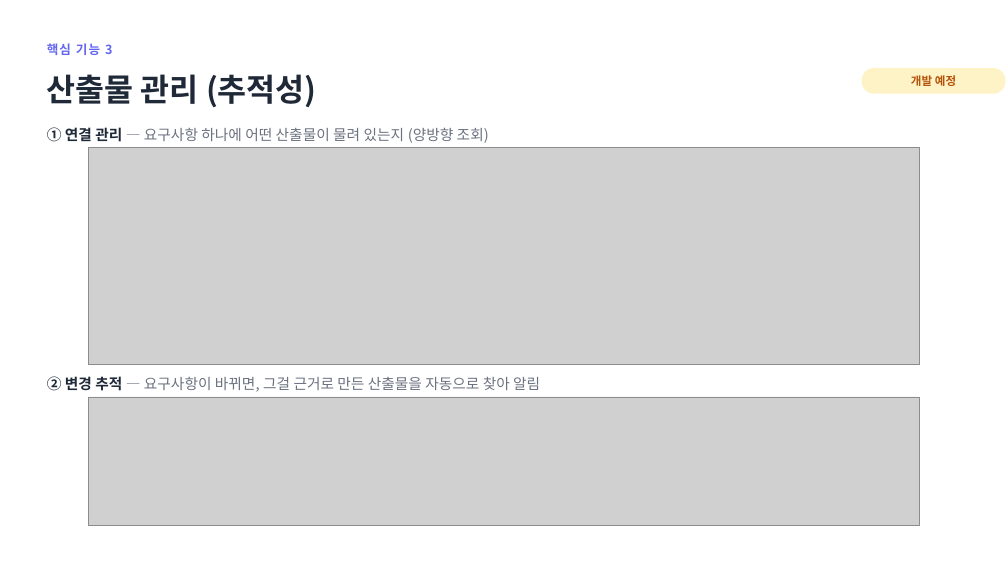
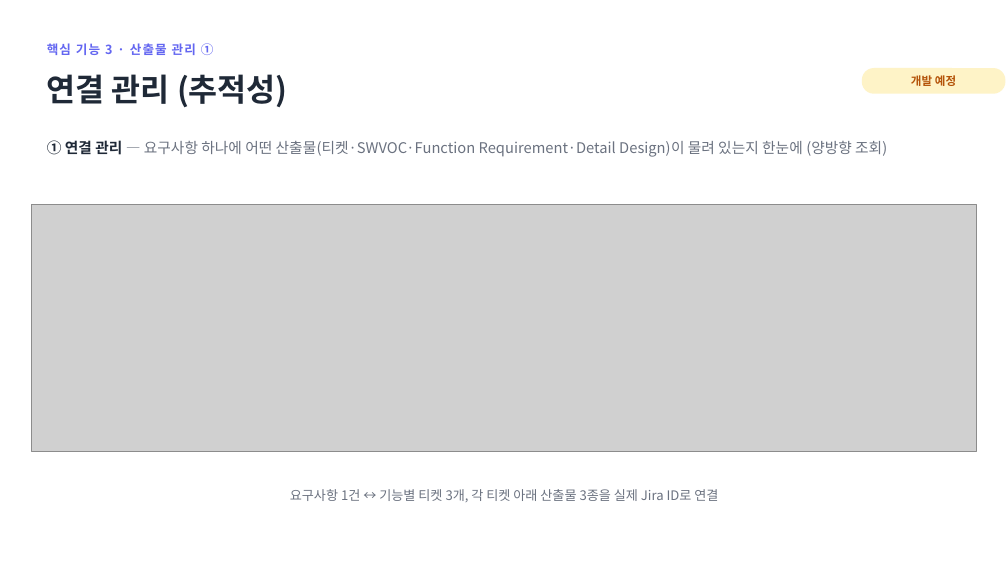
Before and after one commit to jihunhan98/semes-superrookie, a slide deck: slide 12 of docs/진행공유_요구사항자동화.pptx. Drawn at 1008x567 pixels with LibreOffice and Linux fonts; fonts in the diff are those of the drawing; grey boxes stand for pictures. Boxes give left, top, right and bottom in pixels: in the first picture for what was removed or moved away, otherwise in the second. Text is boxed around its words. In the diff, an @@ line names an element or a change of style, - is before the commit and + after.

```diff
--- a/docs/진행공유_요구사항자동화.pptx
+++ b/docs/진행공유_요구사항자동화.pptx
@@ text at (x1=47, y1=43, x2=214, y2=55): text changed @@
-핵심 기능 3
+핵심 기능 3 · 산출물 관리 ①
@@ text at (x1=47, y1=74, x2=288, y2=107): text changed @@
-산출물 관리 (추적성)
+연결 관리 (추적성)
@@ text at (x1=47, y1=140, x2=887, y2=157): text changed @@
-① 연결 관리 — 요구사항 하나에 어떤 산출물이 물려 있는지 (양방향 조회)
+① 연결 관리 — 요구사항 하나에 어떤 산출물(티켓·SWVOC·Function Requirement·Detail Design)이 물려 있는지 한눈에 (양방향 조회)
@@ picture resized from (x1=88, y1=147, x2=920, y2=365) to (x1=31, y1=204, x2=976, y2=451) @@
@@ picture removed at (x1=88, y1=397, x2=920, y2=526) @@
@@ text at (x1=290, y1=489, x2=718, y2=502): text changed; size 14 to 12.5 pt @@
-② 변경 추적 — 요구사항이 바뀌면, 그걸 근거로 만든 산출물을 자동으로 찾아 알림
+요구사항 1건 ↔ 기능별 티켓 3개, 각 티켓 아래 산출물 3종을 실제 Jira ID로 연결
```
Also in this commit, not shown: 1 slide added, 1 other file.
